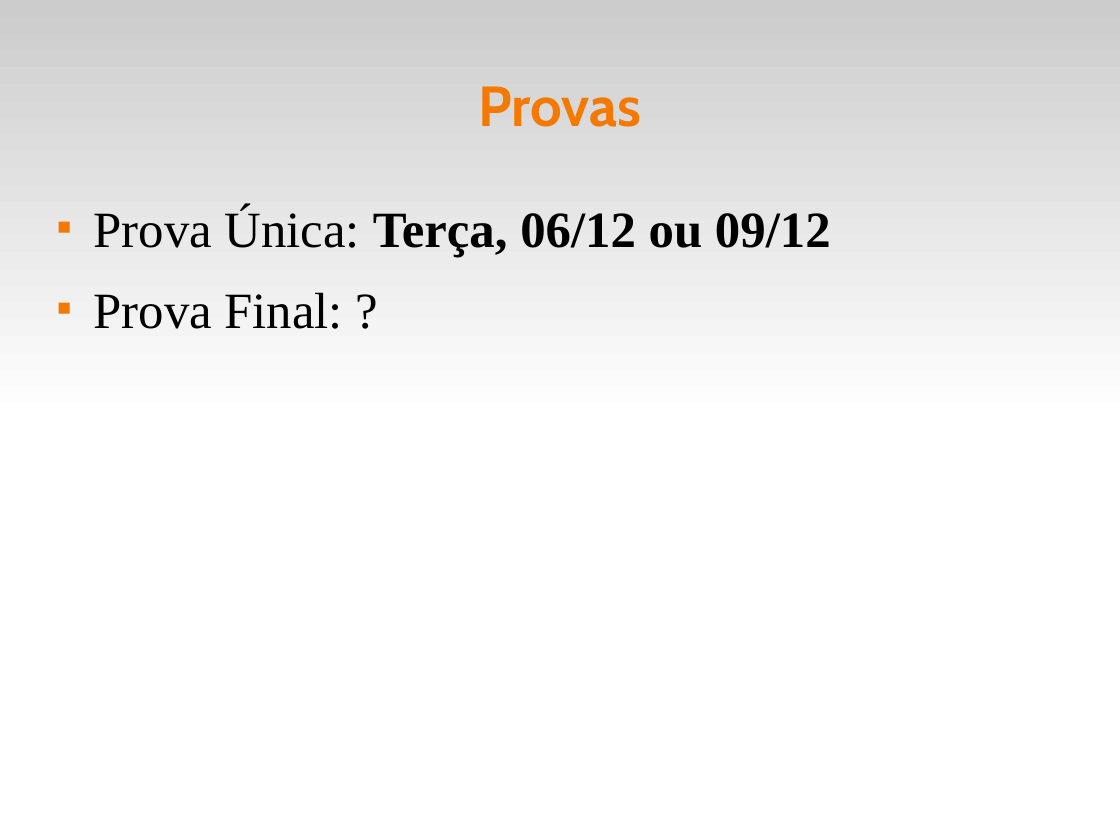
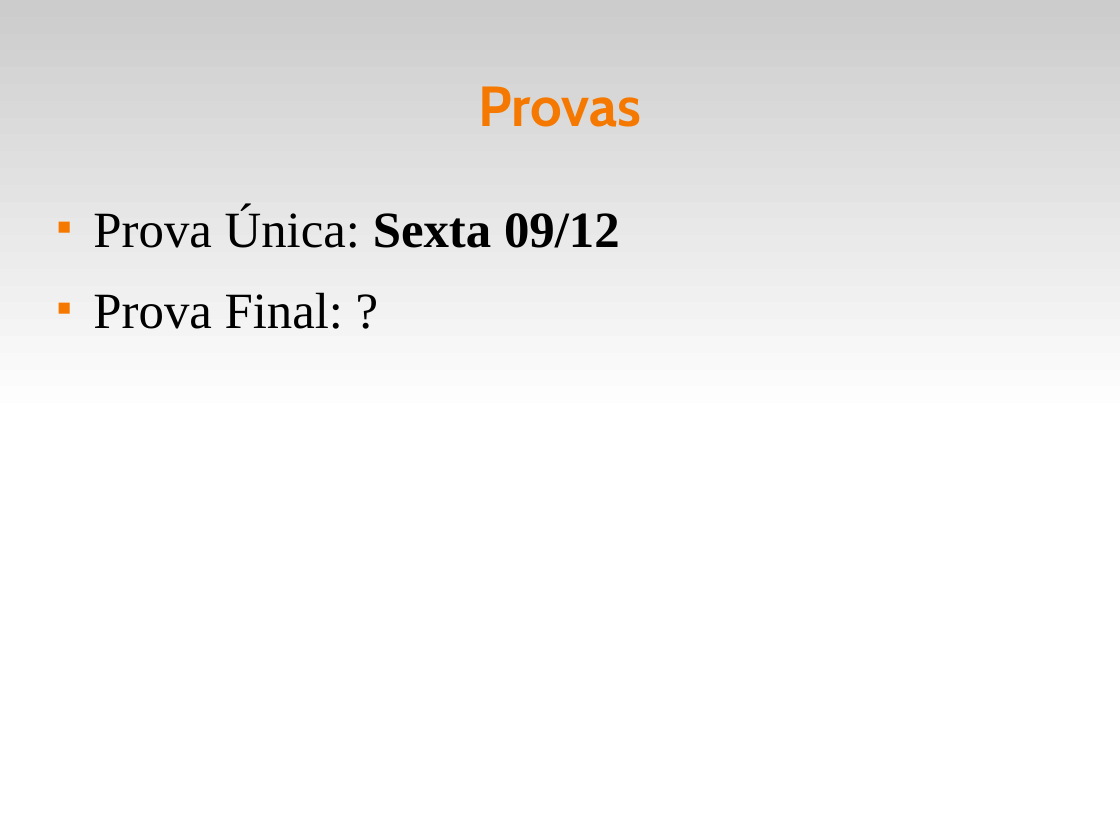
Before and after one commit to fsantanna-uerj/EDL, a slide deck: slide 4 of slides/edl-00.odp. Drawn at 1120x840 pixels with LibreOffice and Linux fonts; fonts in the diff are those of the drawing. Boxes give left, top, right and bottom in pixels: in the first picture for what was removed or moved away, otherwise in the second. Text is boxed around its words. In the diff, an @@ line names an element or a change of style, - is before the commit and + after.

```diff
--- a/slides/edl-00.odp
+++ b/slides/edl-00.odp
@@ text at (93,207,620,248): text changed; bold off @@
-■ Prova Única: Terça, 06/12 ou 09/12
+■ Prova Única: Sexta 09/12
```
Also in this commit, not shown: 5 other files.
